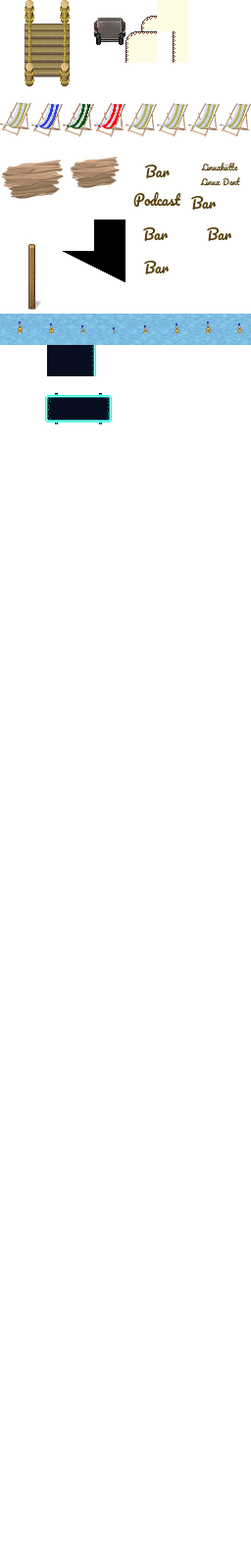
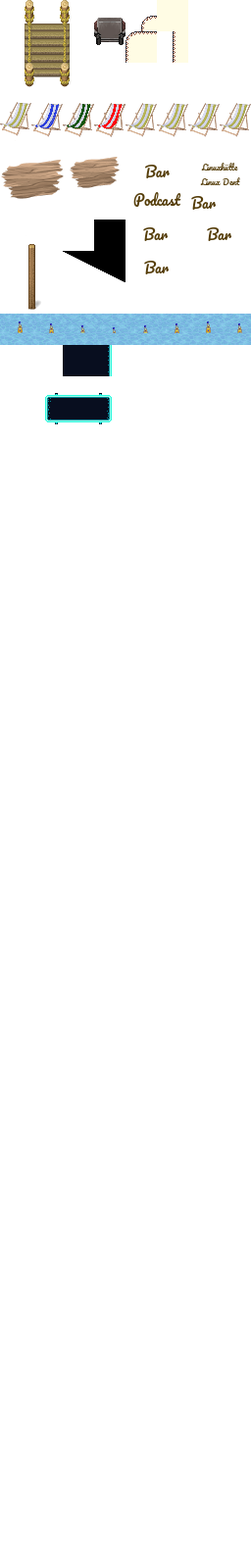
Layers edited between the first and the second 251x1568 image:
painted on "Eingefügte Ebene #2" over left=47, top=344, right=112, bottom=377
removed layer "Eingefügte Ebene #1" over left=47, top=344, right=112, bottom=377
